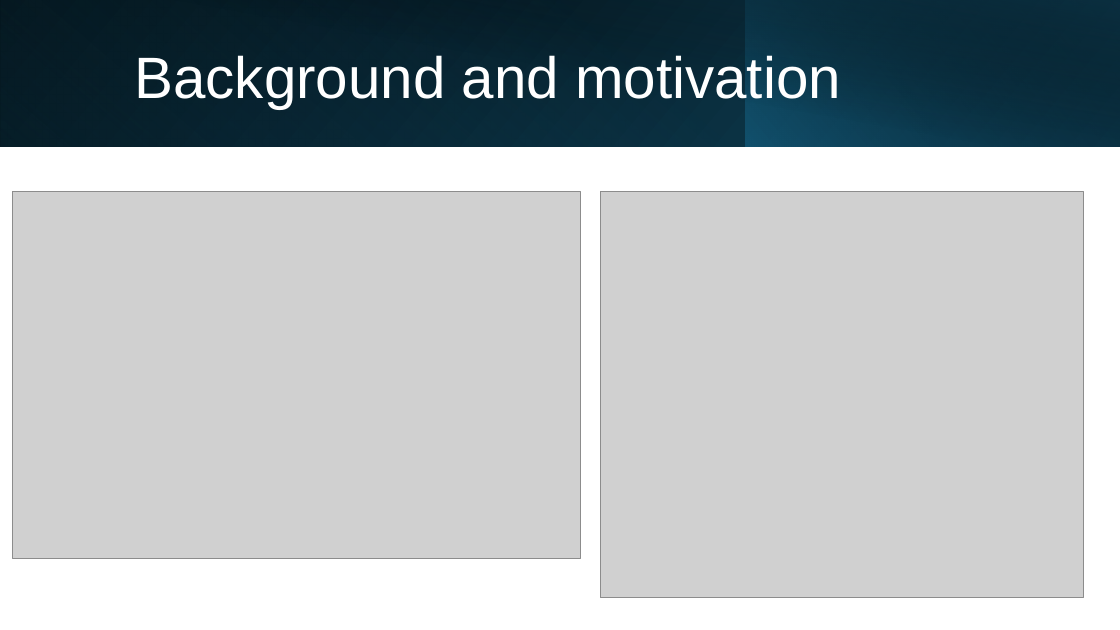
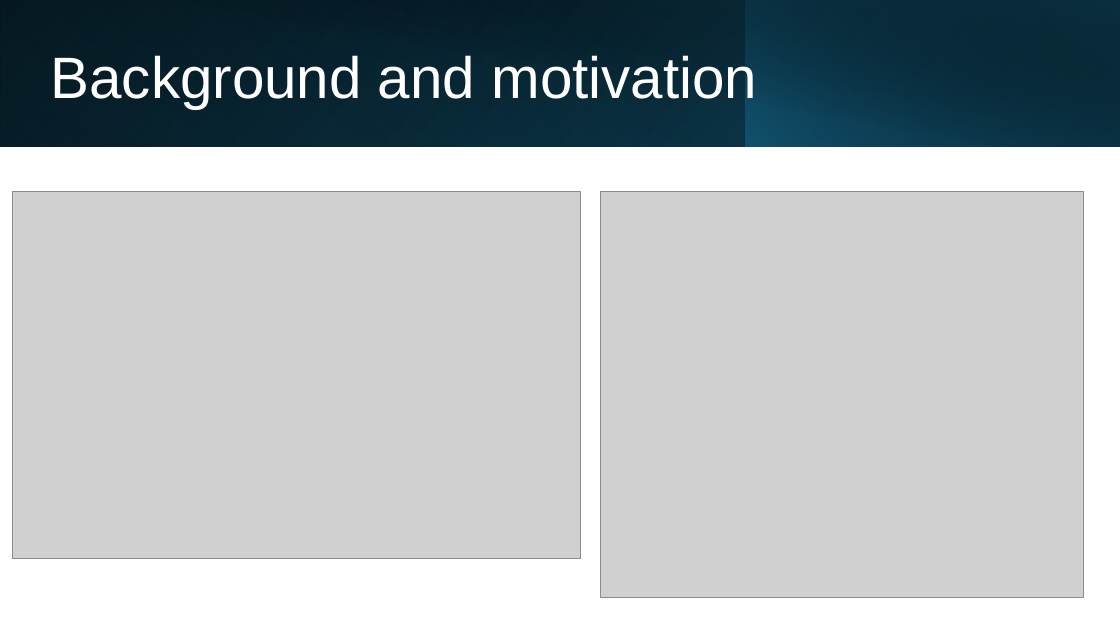
Before and after one commit to clairewang23/hre-model, a slide deck: slide 2 of Presentations/HRE culvert scale model.pptx. Drawn at 1120x630 pixels with LibreOffice and Linux fonts; fonts in the diff are those of the drawing; grey boxes stand for pictures. Boxes give left, top, right and bottom in pixels: in the first picture for what was removed or moved away, otherwise in the second. Text is boxed around its words. In the diff, an @@ line names an element or a change of style, - is before the commit and + after.

```diff
--- a/Presentations/HRE culvert scale model.pptx
+++ b/Presentations/HRE culvert scale model.pptx
@@ title "Background and motivation": place and size @@
-title "Background and motivation" at (134,55,841,109)
+title "Background and motivation" at (51,55,757,109)
```
Also in this commit, not shown: 6 other slides changed, 3 slides added, 5 other files.
